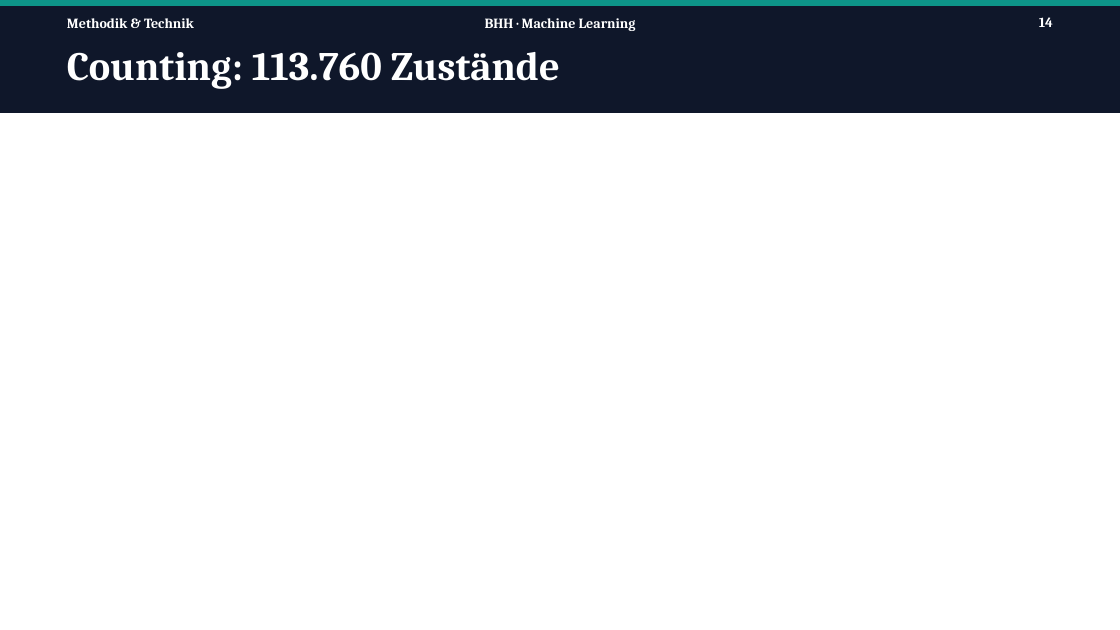
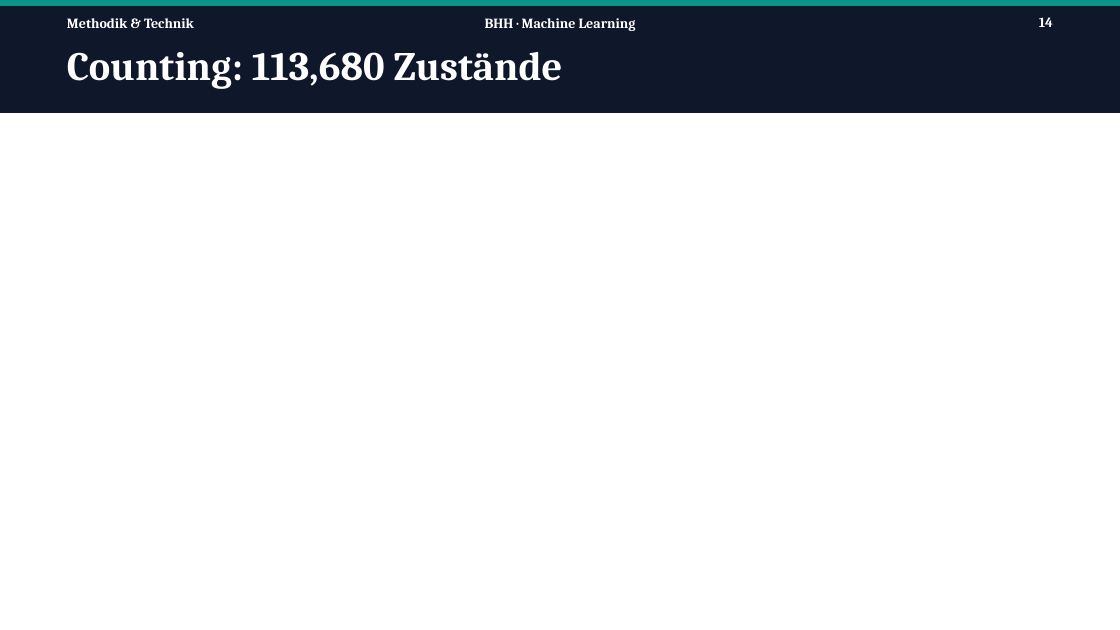
Before and after one commit to Tom-N-M/ml-blackjack, a slide deck: slide 14 of Präsi/PP_v2.pptx. Drawn at 1120x630 pixels with LibreOffice and Linux fonts; fonts in the diff are those of the drawing. Boxes give left, top, right and bottom in pixels: in the first picture for what was removed or moved away, otherwise in the second. Text is boxed around its words. In the diff, an @@ line names an element or a change of style, - is before the commit and + after.

```diff
--- a/Präsi/PP_v2.pptx
+++ b/Präsi/PP_v2.pptx
@@ text at (67, 52, 563, 89): text changed @@
-Counting: 113.760 Zustände
+Counting: 113,680 Zustände
```
Also in this commit, not shown: 4 other slides changed.
